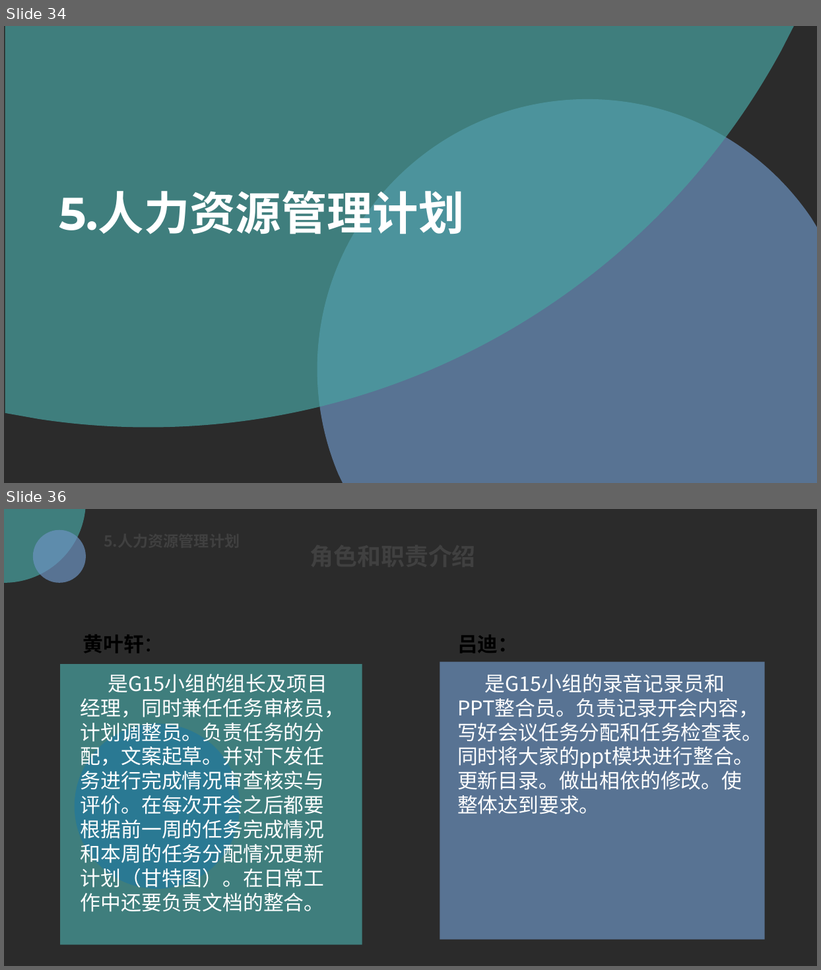
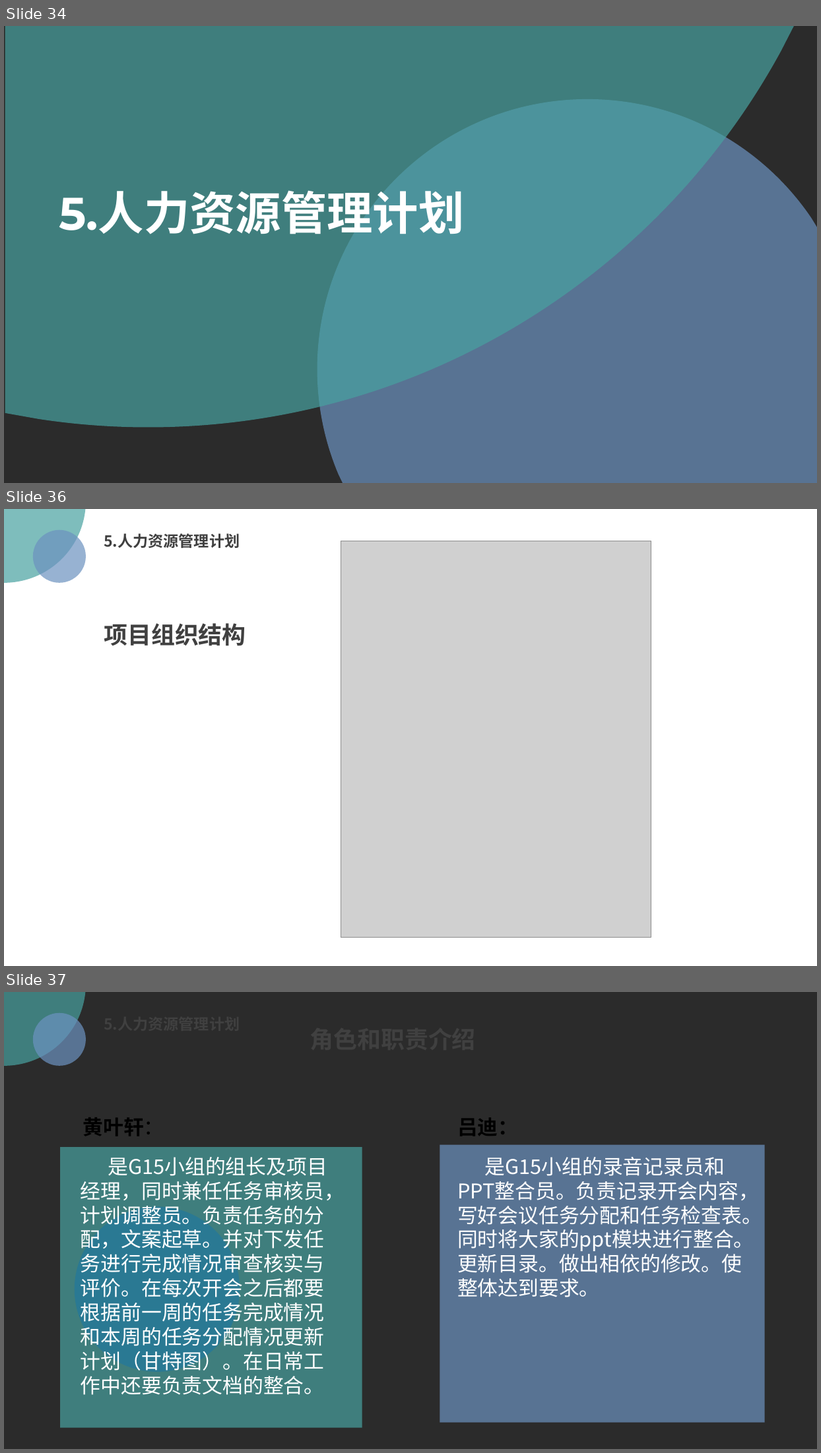
Before and after one commit to PRD2018/PRD2018-G15, a slide deck: 受控文档/01-需求工程项目计划/[PRD-15]需求工程项目计划.pptx. Shown one above the other, each under a label of ours: slides 34 and 36 before the commit, slides 34, 36 and 37 after it; the slides between them are not shown. The pictures are 821x970 and 821x1453 pixels, drawn with LibreOffice and Linux fonts; fonts in the diff are those of the drawing; grey boxes stand for pictures; background and template pictures are left out; a plain dark background stands for a picture behind light text. Boxes give left, top, right and bottom in pixels: in the first picture for what was removed or moved away, otherwise in the second. Text is boxed around its words. In the diff, an @@ line names an element or a change of style, - is before the commit and + after.

Commit message:
2018-11-19
需求计划PPT

```diff
--- a/受控文档/01-需求工程项目计划/[PRD-15]需求工程项目计划.pptx
+++ b/受控文档/01-需求工程项目计划/[PRD-15]需求工程项目计划.pptx
@@ slide 36 added at bbox=[4, 509, 817, 966], background picture (left out) @@
@@ ellipse added at bbox=[4, 509, 86, 583], fill #48A2A0 at 70% opacity @@
@@ ellipse added at bbox=[32, 529, 86, 583], fill #6C92C0 at 70% opacity @@
@@ text added at bbox=[104, 533, 240, 548], 18 pt, text #404040, bold @@
+5.人力资源管理计划
@@ picture added at bbox=[341, 541, 651, 939] @@
@@ text added at bbox=[104, 623, 246, 646], 28 pt, text #404040, bold @@
+项目组织结构
@@ what was slide 36 is now slide 37 @@
```
Also in this commit, not shown: 7 slides changed, 10 other slides added.
